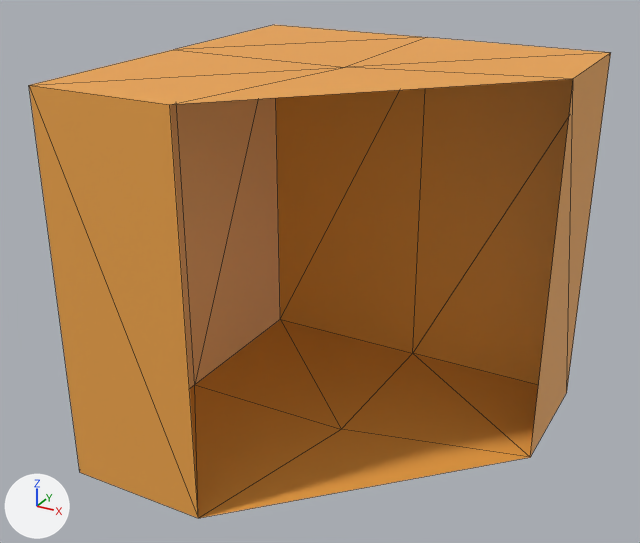
What one commit did to the glTF model models/seperated_blocks/r3c8_body_orange.gltf.
Both versions are drawn from a 50 mm camera at (1.91, -3.72, 1.79) aimed at (-0.1, -0.07, -0.03). Every picture has the same lights, and +X, +Y and +Z are marked at lower left. Mesh edges are drawn as thin lines. Vertices at the same position are counted once.

Names of what the first picture shows: 'r3c8_bode_orange'.
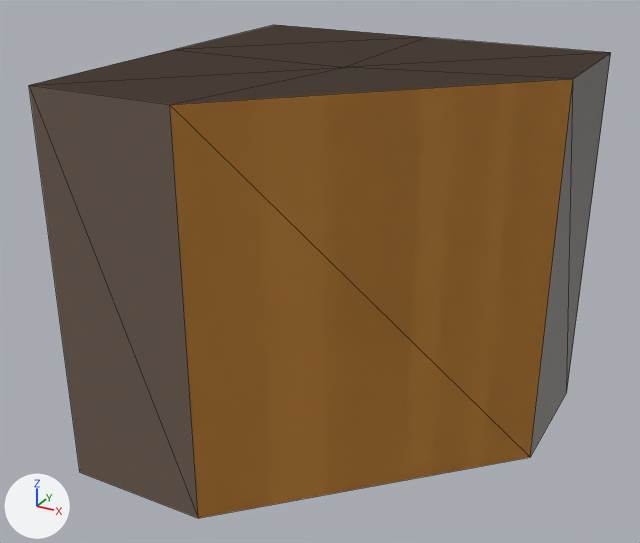
Location of each change, (x1, y1, x2, y2) in pixels of the pictures (640 x 543 px):
'r3c8_body_orange', added (brown)
    after: (170, 79, 573, 518)
part 1 of me_cube_525, recoloured (orange to brown)
    both: (29, 25, 611, 518)

Diff of the bpy script that builds the scene:
```diff
--- a/models/seperated_blocks/r3c8_body_orange.gltf.py
+++ b/models/seperated_blocks/r3c8_body_orange.gltf.py
@@ me_cube_525 @@
 # used by ob_r3c8_bode_orange; location = (0.0, 0.0, 0.0)
-me_cube_525.from_pydata(...)  # 16 vertices, 26 faces; spans x -1.0..1.0, y -1.0..1.0, z -1.0..1.0
+me_cube_525.from_pydata(...)  # 16 vertices, 28 faces; spans x -1.0..1.0, y -1.0..1.0, z -1.0..1.0
+# me_cube_525 part 1: 26 faces spanning x -1.0..1.0, y -1.0..1.0, z -1.0..1.0 switch from mat_material_001 (picture img_minitown_tx) to no material
@@ me_cube_525_1 @@
+me_cube_525_1.from_pydata(...)  # 16 vertices, 28 faces; spans x -1.0..1.0, y -1.0..1.0, z -1.0..1.0
+me_cube_525_1.materials.append(mat_material_001)  # picture img_minitown_tx
@@ ob_r3c8_body_orange @@
+ob_r3c8_body_orange = bpy.data.objects.new('r3c8_body_orange', me_cube_525_1)
+ob_r3c8_body_orange.location = (0.0, 0.0, 0.0)
```
